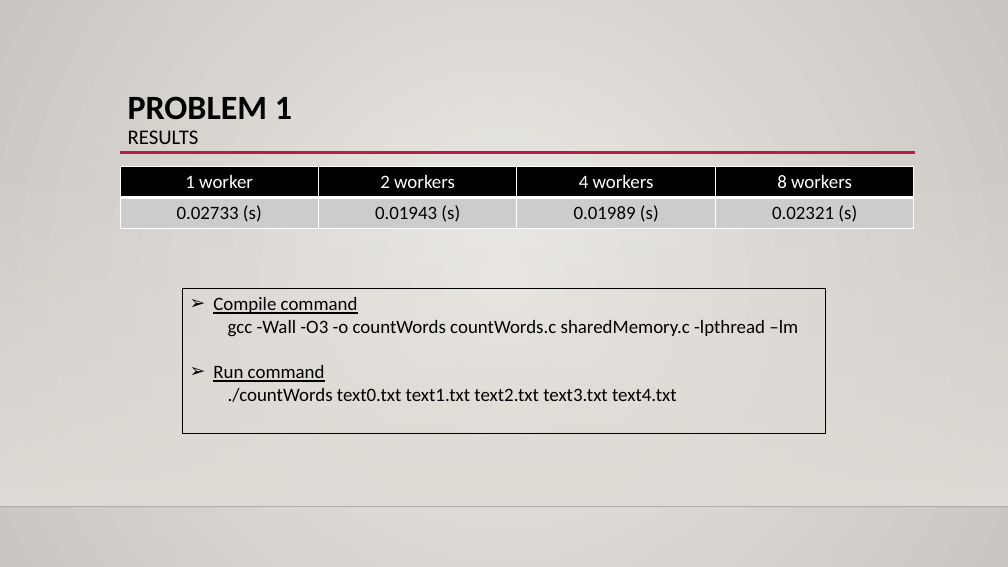
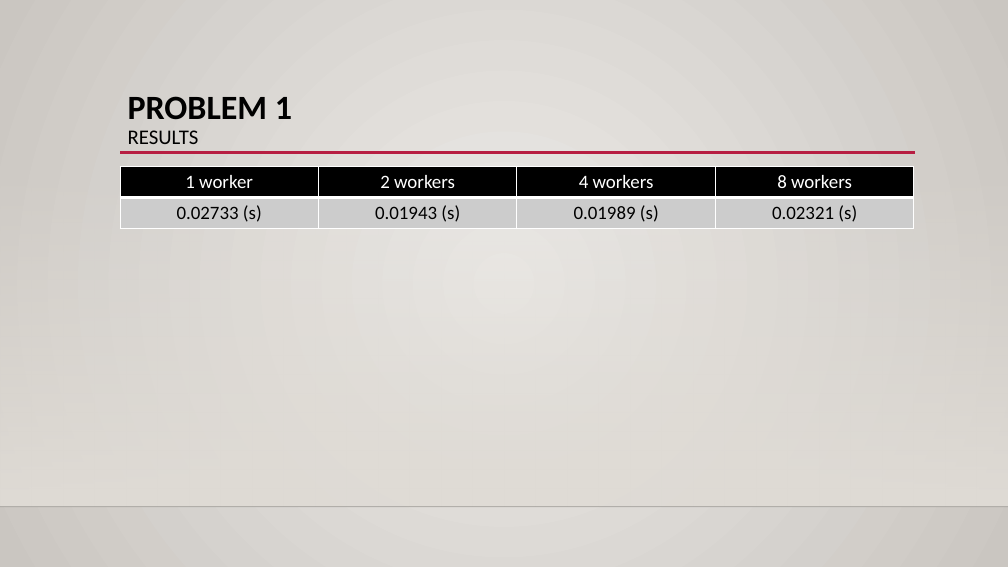
Before and after one commit to xL1fer/CLE_2022_2023, a slide deck: slide 4 of CLE1_T3G5/present.pptx. Drawn at 1008x567 pixels with LibreOffice and Linux fonts; fonts in the diff are those of the drawing; background and template pictures are left out. Boxes give left, top, right and bottom in pixels: in the first picture for what was removed or moved away, otherwise in the second. Text is boxed around its words. In the diff, an @@ line names an element or a change of style, - is before the commit and + after.

```diff
--- a/CLE1_T3G5/present.pptx
+++ b/CLE1_T3G5/present.pptx
@@ rectangle removed at (182,288,826,433) @@
-➢ Compile command
-gcc -Wall -O3 -o countWords countWords.c sharedMemory.c -lpthread –lm
-➢ Run command
-./countWords text0.txt text1.txt text2.txt text3.txt text4.txt
```
Also in this commit, not shown: 2 other slides changed, 1 slide added, 1 slide removed.
